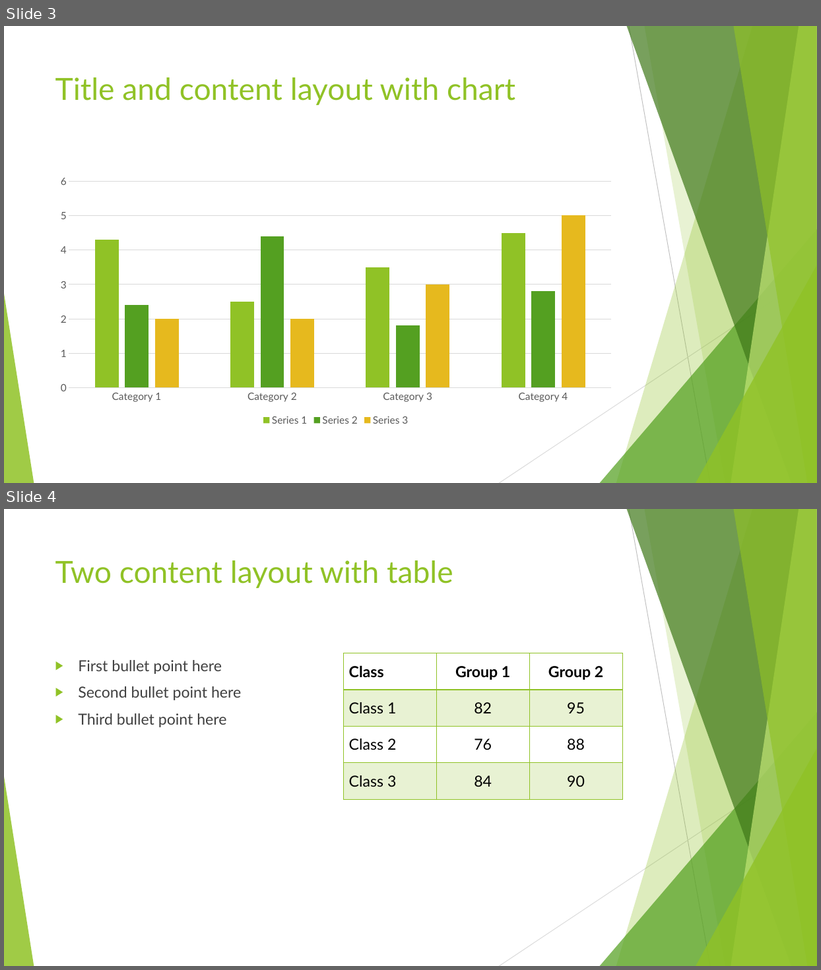
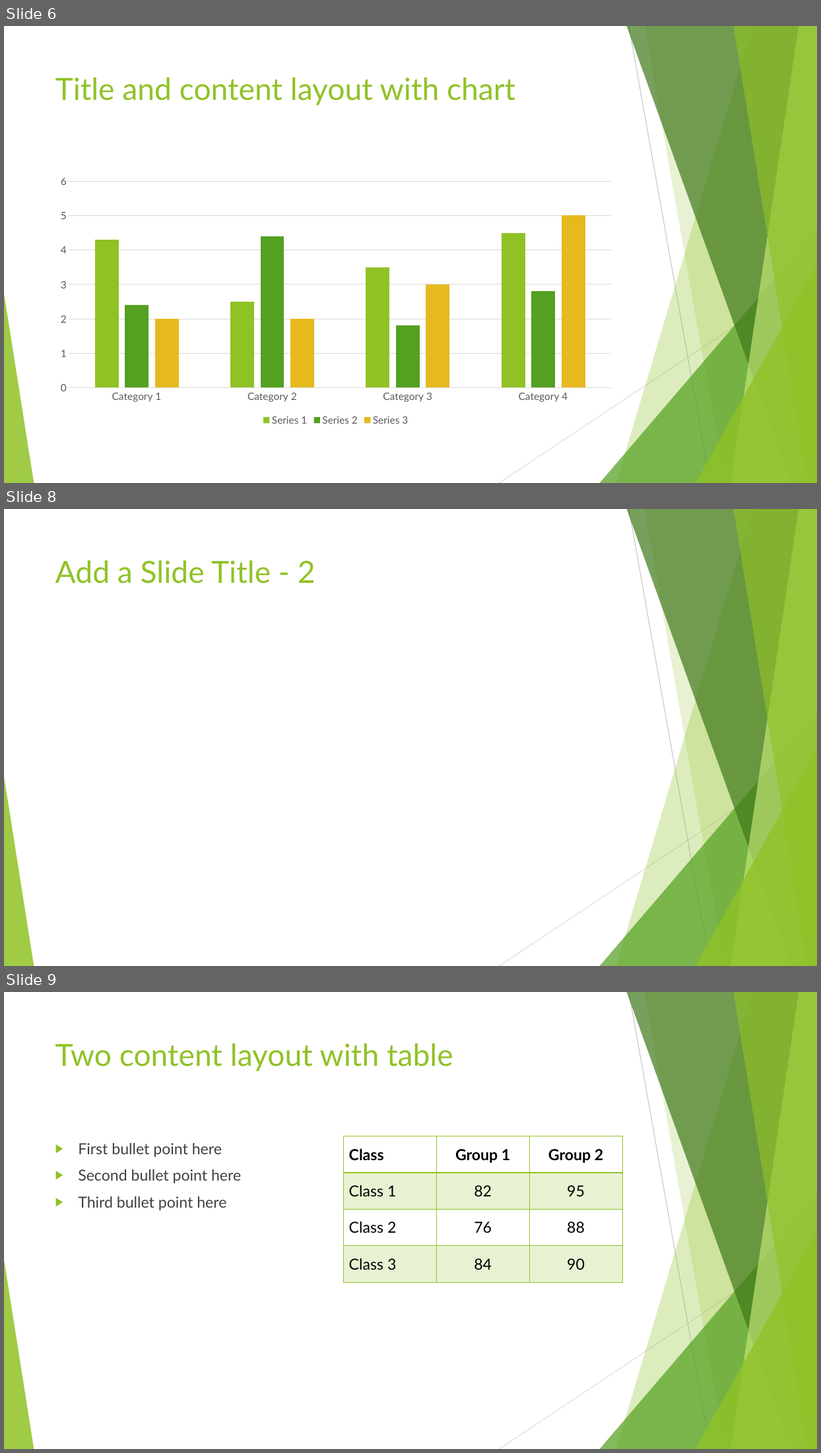
Before and after one commit to Project-JCSA/FL_Electric_Vehicles, a slide deck: Florida_Electric_Vehicles.pptx. Shown one above the other, each under a label of ours: slides 3 and 4 before the commit, slides 6, 8 and 9 after it; the slides between them are not shown. The pictures are 821x970 and 821x1453 pixels, drawn with LibreOffice and Linux fonts; fonts in the diff are those of the drawing. Boxes give left, top, right and bottom in pixels: in the first picture for what was removed or moved away, otherwise in the second. Text is boxed around its words. In the diff, an @@ line names an element or a change of style, - is before the commit and + after.

```diff
--- a/Florida_Electric_Vehicles.pptx
+++ b/Florida_Electric_Vehicles.pptx
@@ slide 8 added at box(4, 509, 817, 966), background #FFFFFF; not listed: 10 template elements that a slide beside it also shows @@
@@ title added at box(55, 560, 316, 584), 36 pt, text #90C226 @@
+Add a Slide Title - 2
@@ what was slide 3 is now slide 6 @@
@@ what was slide 4 is now slide 9 @@
```
Also in this commit, not shown: 3 slides changed, 7 other slides added.
